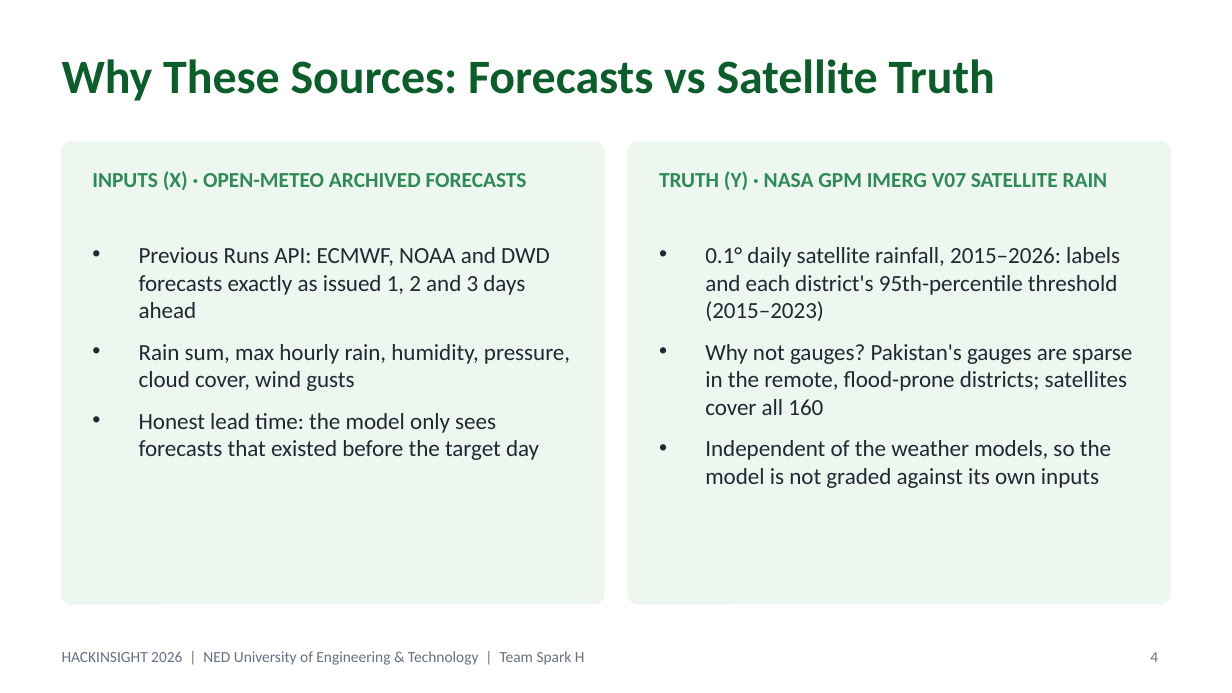
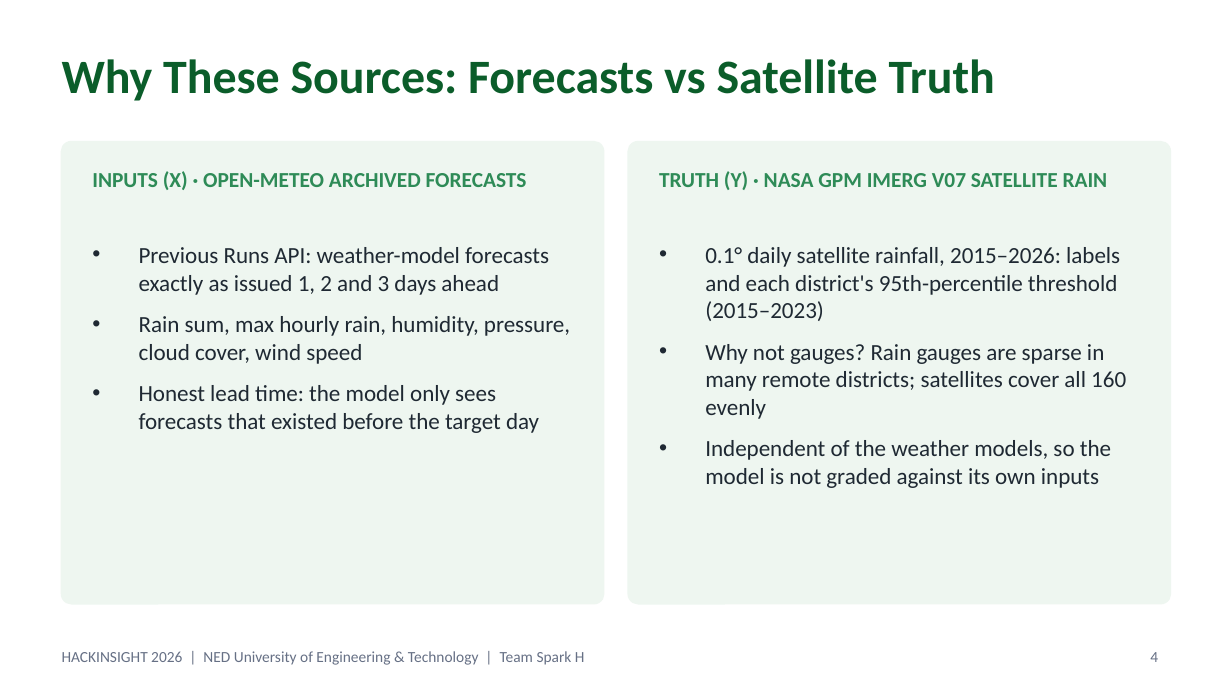
Before and after one commit to RoshaanT1/floodlens-pakistan, a slide deck: slide 4 of FloodLens_SparkH.pptx. Drawn at 1232x693 pixels with LibreOffice and Linux fonts; fonts in the diff are those of the drawing. Boxes give left, top, right and bottom in pixels: in the first picture for what was removed or moved away, otherwise in the second. Text is boxed around its words. In the diff, an @@ line names an element or a change of style, - is before the commit and + after.

Commit message:
Deck: correct overstated claims (wind speed, model blend, advisories name areas, calibration wording)

```diff
--- a/FloodLens_SparkH.pptx
+++ b/FloodLens_SparkH.pptx
@@ text at (x1=139, y1=247, x2=570, y2=364): text changed @@
-• Previous Runs API: ECMWF, NOAA and DWD forecasts exactly as issued 1, 2 and 3 days ahead
-• Rain sum, max hourly rain, humidity, pressure, cloud cover, wind gusts
+• Previous Runs API: weather-model forecasts exactly as issued 1, 2 and 3 days ahead
+• Rain sum, max hourly rain, humidity, pressure, cloud cover, wind speed
@@ text at (x1=705, y1=344, x2=1126, y2=419): text changed @@
-• Why not gauges? Pakistan's gauges are sparse in the remote, flood-prone districts; satellites cover all 160
+• Why not gauges? Rain gauges are sparse in many remote districts; satellites cover all 160 evenly
```
Also in this commit, not shown: 3 other slides changed, 1 other file.
